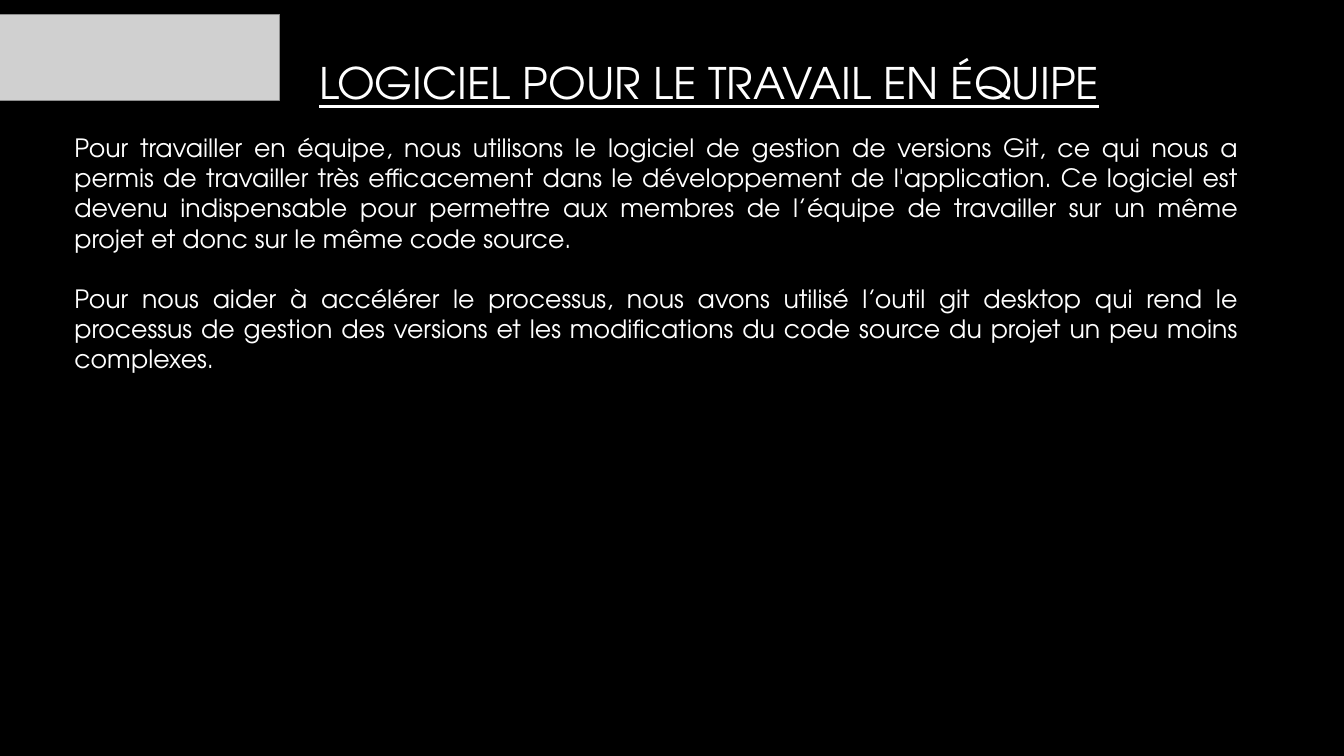
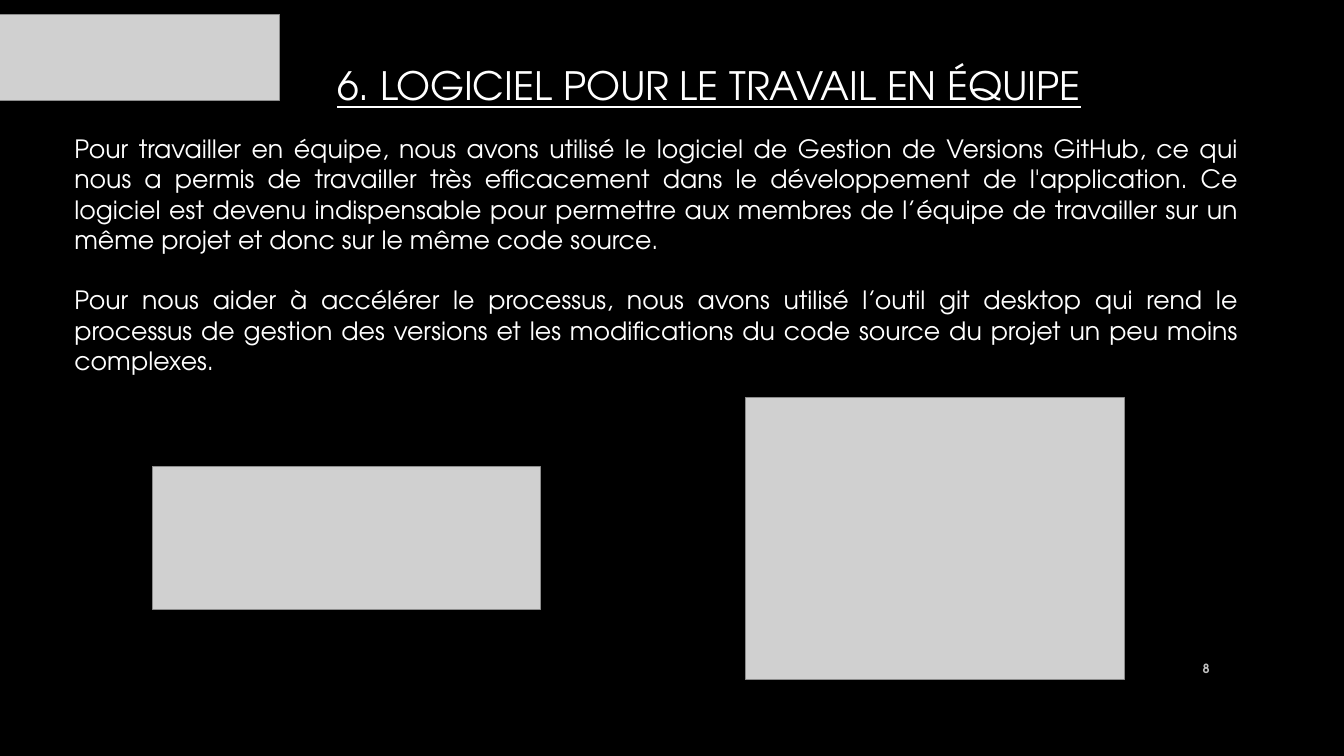
Before and after one commit to sodoto/projetFinal, a slide deck: slide 8 of presentation/CommunAction.pptx (slide 6 before the commit). Drawn at 1344x756 pixels with LibreOffice and Linux fonts; fonts in the diff are those of the drawing; grey boxes stand for pictures; background and template pictures are left out. Boxes give left, top, right and bottom in pixels: in the first picture for what was removed or moved away, otherwise in the second. Text is boxed around its words. In the diff, an @@ line names an element or a change of style, - is before the commit and + after.

```diff
--- a/presentation/CommunAction.pptx
+++ b/presentation/CommunAction.pptx
@@ title at [337,63,1081,108]: text changed; size 31 to 27.9 pt @@
-LOGICIEL POUR LE TRAVAIL EN ÉQUIPE
+6. LOGICIEL POUR LE TRAVAIL EN ÉQUIPE
@@ text at [74,139,1238,254]: text changed @@
-Pour travailler en équipe, nous utilisons le logiciel de gestion de versions Git, ce qui nous a permis de travailler très efficacement dans le développement de l'application. Ce logiciel est devenu indispensable pour permettre aux membres de l’équipe de travailler sur un même projet et donc sur le même code source.
+Pour travailler en équipe, nous avons utilisé le logiciel de Gestion de Versions GitHub, ce qui nous a permis de travailler très efficacement dans le développement de l'application. Ce logiciel est devenu indispensable pour permettre aux membres de l’équipe de travailler sur un même projet et donc sur le même code source.
@@ picture added at [745,397,1124,680] @@
@@ picture added at [153,467,540,610] @@
@@ page number added at [1203,663,1210,673], 9 pt, text #BFBFBF, bold @@
+8
```
Also in this commit, not shown: 11 other slides changed, 2 slides added.
